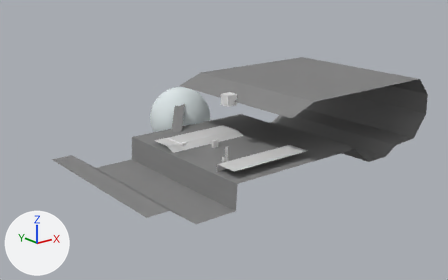
One commit to the Blender file Refactor/Data/Models/PlayerController.blend: the scene before it, then after it.
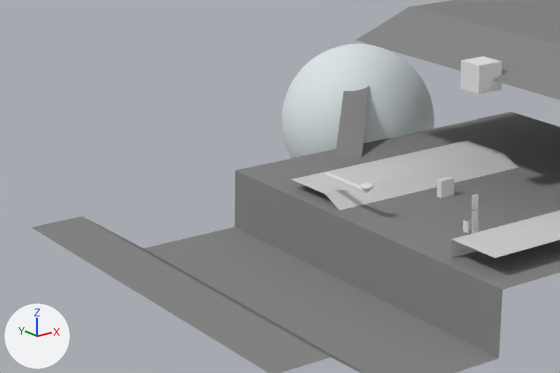
The first picture shows the older version from a 50 mm lens placed at (-73.5, -82.1, 34.1), pointed at (-5.2, 3.2, -0.1). The close-ups show both versions on the part from 9% to 58% of the width and 25% to 77% of the height of that picture; other places that the commit changed are outside them. Lighting does not change. The marker at lower left points along +X, +Y and +Z. Objects named as collision shapes, trigger or cutter boxes, shadow casters or lower levels of detail are left out.

Names of what the first close-up shows: 'Cube', 'Cube.001', 'Plane', 'Sphere', 'Terminal.001', 'TestGround', 'TestGround.001', 'TestGround.002', 'TestGround.003'.
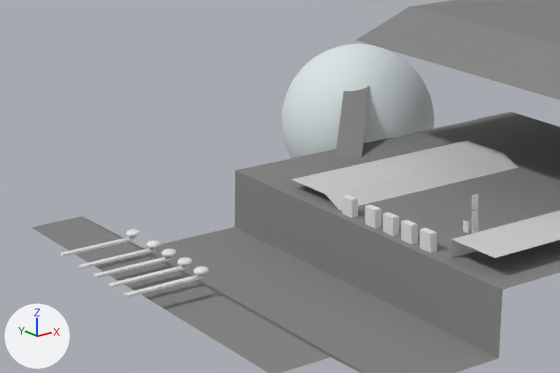
What differs and where, as boxes (x1, y1, x2, y2) in the close-ups (560 x 373 px):
'Cube', moved (not visible afterwards)
    before: (461, 56, 502, 94)
'Cube.001', moved, turned
    before: (323, 173, 374, 193)
    after: (79, 240, 161, 269)
'Terminal.001', moved, turned
    before: (437, 176, 454, 198)
    after: (365, 205, 381, 228)
'Cube.005', added
    after: (124, 266, 209, 297)
'Cube.004', added
    after: (108, 257, 192, 287)
'Cube.003', added
    after: (93, 249, 176, 278)
'Cube.002', added
    after: (59, 229, 141, 257)
'Terminal.004', added
    after: (420, 228, 437, 253)
'Terminal.003', added
    after: (401, 220, 418, 244)
'Terminal.002', added
    after: (383, 212, 399, 236)
'Terminal.000', added
    after: (342, 195, 358, 218)

The edits, one by one:
Object 'Terminal.001' (ob_terminal_001) moves from (-9.14, 0.9, 0.47) to (-16.75, -1.12, 0.47).
Object 'Terminal.001' (ob_terminal_001) turns from (0, 0, 0) to (0, 0, 90) degrees about x, y and z.
Object 'Cube' (ob_cube) moves from (-6.775, -0.128, 8.469) to (-45.15, -4.172, 5.736).
Object 'Cube.001' (ob_cube_001) moves from (-16.35, 0.07, 1.95) to (-30.79, 2.82, 0.33).
Object 'Cube.001' (ob_cube_001) turns from (0, 0, 0) to (0, 0, 90) degrees about x, y and z.
Object 'Cube.002' (ob_cube_002) is new; it shows a copy of the mesh of ob_cube_001.
Its location is (-30.79, 5.51, 0.33).
Its rotation in degrees is (0, 0, 90).
Object 'Cube.003' (ob_cube_003) is new; it shows a copy of the mesh of ob_cube_001.
Its location is (-30.79, 0.82, 0.33).
Its rotation in degrees is (0, 0, 90).
Object 'Cube.004' (ob_cube_004) is new; it shows a copy of the mesh of ob_cube_001.
Its location is (-30.79, -1.18, 0.33).
Its rotation in degrees is (0, 0, 90).
Object 'Cube.005' (ob_cube_005) is new; it shows a copy of the mesh of ob_cube_001.
Its location is (-30.79, -3.18, 0.33).
Its rotation in degrees is (0, 0, 90).
Object 'Terminal.000' (ob_terminal_000) is new; it shows a copy of the mesh of ob_terminal_001.
Its location is (-16.75, 1.57, 0.47).
Its rotation in degrees is (0, 0, 90).
Object 'Terminal.002' (ob_terminal_002) is new; it shows a copy of the mesh of ob_terminal_001.
Its location is (-16.75, -3.12, 0.47).
Its rotation in degrees is (0, 0, 90).
Object 'Terminal.003' (ob_terminal_003) is new; it shows a copy of the mesh of ob_terminal_001.
Its location is (-16.75, -5.12, 0.47).
Its rotation in degrees is (0, 0, 90).
Object 'Terminal.004' (ob_terminal_004) is new; it shows a copy of the mesh of ob_terminal_001.
Its location is (-16.75, -7.12, 0.47).
Its rotation in degrees is (0, 0, 90).
